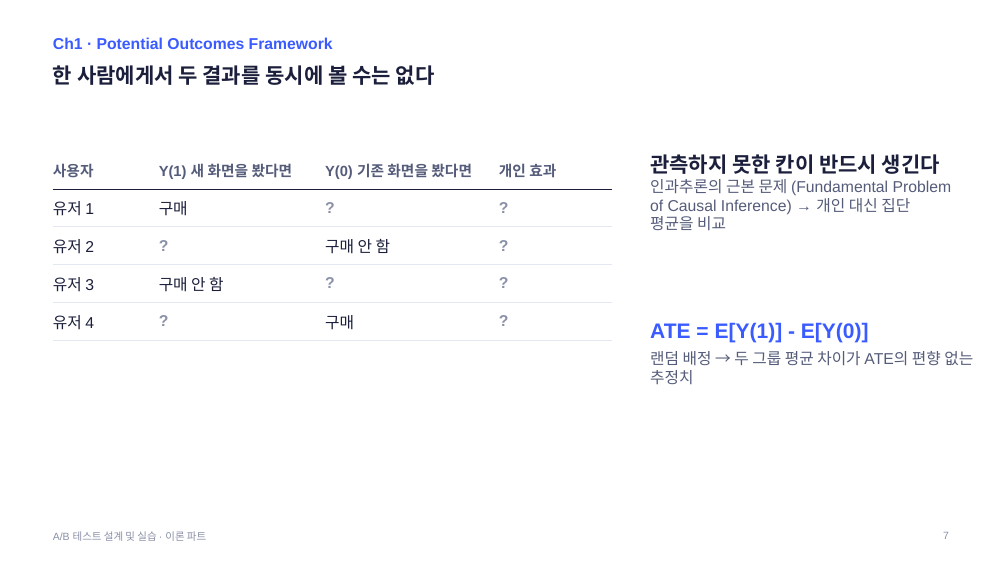
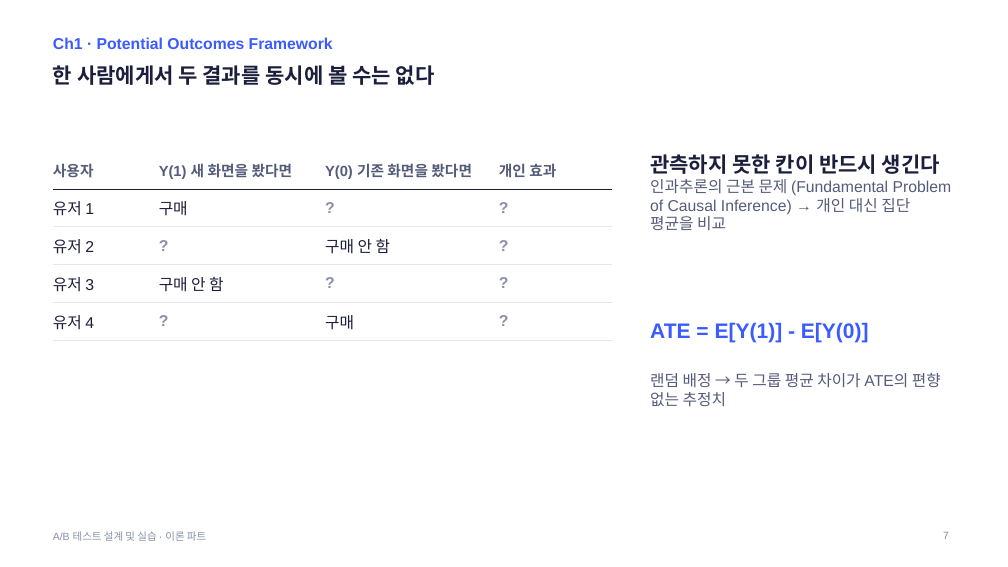
Before and after one commit to kkamret/quickmart-lab-rats, a slide deck: slide 7 of docs/lecture/ab-testing-theory.pptx. Drawn at 1008x567 pixels with LibreOffice and Linux fonts; fonts in the diff are those of the drawing. Boxes give left, top, right and bottom in pixels: in the first picture for what was removed or moved away, otherwise in the second. Text is boxed around its words. In the diff, an @@ line names an element or a change of style, - is before the commit and + after.

```diff
--- a/docs/lecture/ab-testing-theory.pptx
+++ b/docs/lecture/ab-testing-theory.pptx
@@ text "랜덤 배정 → 두 그룹 ..." rewrapped from [650, 351, 973, 384] to [650, 373, 941, 406] @@
```
Also in this commit, not shown: 31 other slides changed, 1 other file.
